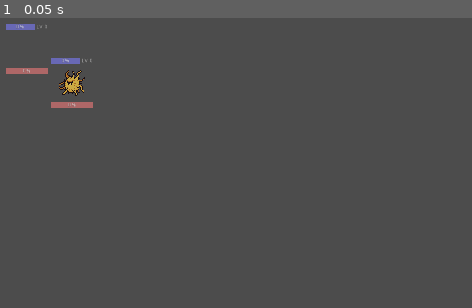
Above: before the commit, frame 1.
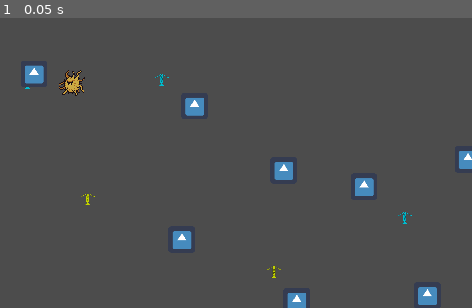
Above: after the commit, the same moment.

Repository: Werkaninchen/milchbroetchen
Game: Godot game, scene res://Level/TestLevel.tscn
Same seed, same stepped clock (60 frames per second), same inputs: the game is played once before the commit and once after it. This scene is started directly instead of the project's main scene. The engine's default icon, where the game draws it, is replaced by a stand-in: a white triangle on a blue panel in a dark square.
Inputs:
- Up to frame 1 (0.05 s): no input

The runs differ from the first frame. In frame 1, 2.6% of the frame differs, in the area x 1-100%, y 2-100%.
Error before the commit: Invalid get index 'player' (on base: 'Node2D'). (res://character/Hud/CharacterHud.gd:13)

Commit message:
GameTimer set

Diff:
--- a/godot/Game.gd
+++ b/godot/Game.gd
@@ -1,4 +1,14 @@
 extends Node
+
+signal timer_updated(time)
+
+signal timer_finished()
+
+var game_start_time = 1 * 60
+
+var game_current_time = game_start_time
+
+var update_frame = 1
 
 var world
 
@@ -11,6 +21,13 @@
 func _ready():
 	pass # Replace with function body.
 
-# Called every frame. 'delta' is the elapsed time since the previous frame.
-#func _process(delta):
-#	pass
+
+func _process(delta):
+	update_frame -= delta
+	if update_frame <= 0:
+		update_frame = 1
+		emit_signal("timer_updated")
+	game_current_time -= delta
+	if game_current_time <= 0:
+		emit_signal("timer_finished")
+		set_process(false)
--- a/godot/GameView/Screen.gd
+++ b/godot/GameView/Screen.gd
@@ -13,6 +13,8 @@
 func _ready():
 
 	Game.world = $World
+
+	Game.connect("timer_updated", self, "_on_game_timer_updated")
 
 	for player in Game.players:
 		var new_player_screen = player_screen.instance()
--- a/godot/GameView/Screen.tscn
+++ b/godot/GameView/Screen.tscn
@@ -23,9 +23,24 @@
 
 [node name="HBC" type="HBoxContainer" parent="VBC"]
 margin_right = 1920.0
-margin_bottom = 1076.0
+margin_bottom = 1012.0
 size_flags_horizontal = 3
 size_flags_vertical = 3
+
+[node name="GameInfoPanel" type="Panel" parent="VBC"]
+margin_top = 1016.0
+margin_right = 1920.0
+margin_bottom = 1076.0
+rect_min_size = Vector2( 0, 60 )
+
+[node name="GameInfoText" type="Label" parent="VBC/GameInfoPanel"]
+anchor_right = 1.0
+anchor_bottom = 1.0
+size_flags_horizontal = 3
+size_flags_vertical = 3
+text = "TEXT"
+align = 1
+valign = 1
 
 [node name="HBC2" type="HBoxContainer" parent="VBC"]
 margin_top = 1080.0
--- a/godot/Level/TestLevel.tscn
+++ b/godot/Level/TestLevel.tscn
@@ -1,16 +1,11 @@
 [gd_scene load_steps=3 format=2]
 
 [ext_resource path="res://character/Character.tscn" type="PackedScene" id=1]
-[ext_resource path="res://character/Hud/CharacterHud.tscn" type="PackedScene" id=2]
+[ext_resource path="res://consumables/Consumables.tscn" type="PackedScene" id=2]
 
 [node name="TestLevel" type="Node2D"]
 
 [node name="Character" parent="." instance=ExtResource( 1 )]
 position = Vector2( 108.601, 81.4506 )
 
-[node name="CharacterHud" parent="Character" instance=ExtResource( 2 )]
-
-[node name="Camera2D" type="Camera2D" parent="Character"]
-current = true
-
 [node name="Consumables" parent="." instance=ExtResource( 2 )]
--- a/godot/character/Hud/CharacterHud.gd
+++ b/godot/character/Hud/CharacterHud.gd
@@ -33,8 +33,8 @@
 	exp_bar.max_value = needed_xp
 	exp_bar.value = xp
 
-func _on_level_up(level):
-	level.text = "LV " + level
+func _on_level_up(new_level):
+	level.text = "LV " + str(new_level)
 
 # Called every frame. 'delta' is the elapsed time since the previous frame.
 #func _process(delta):
